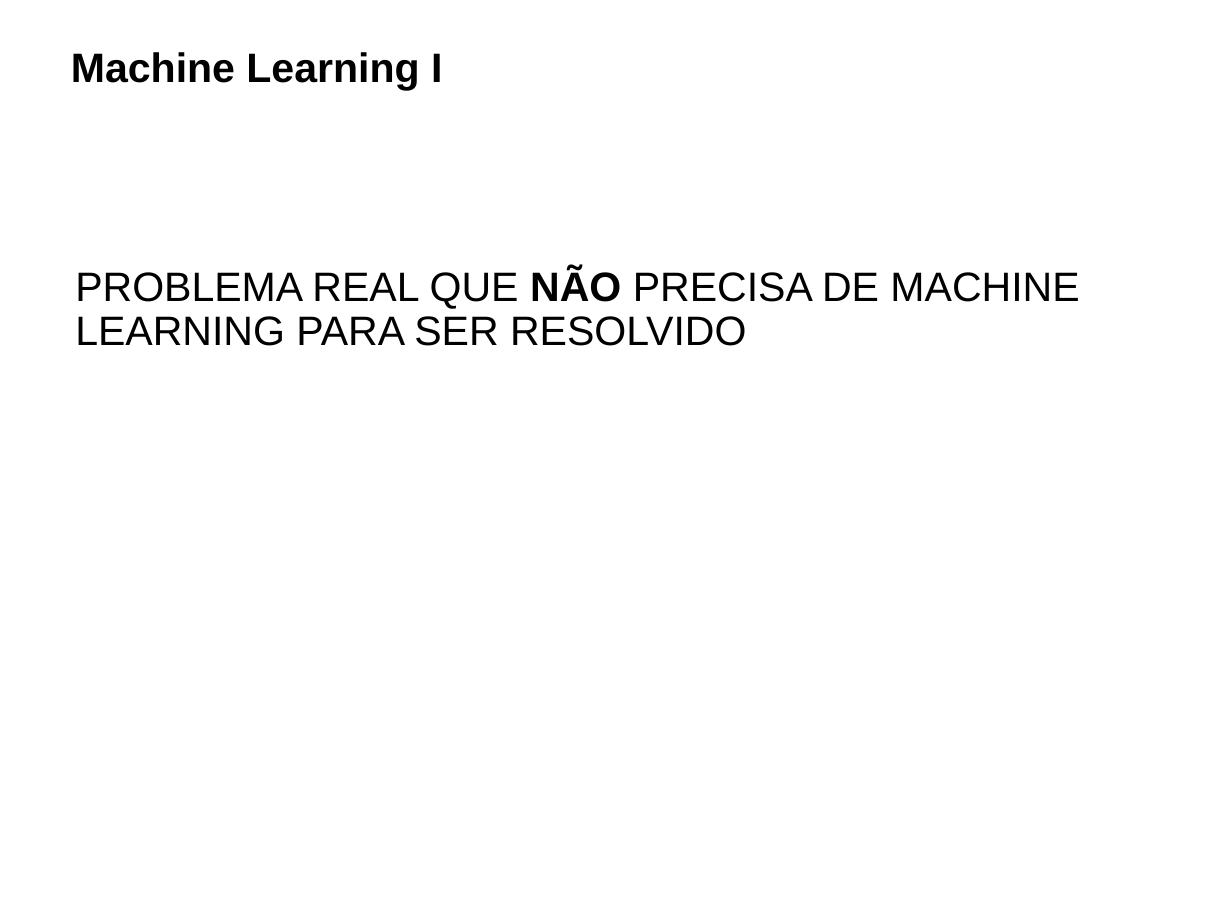
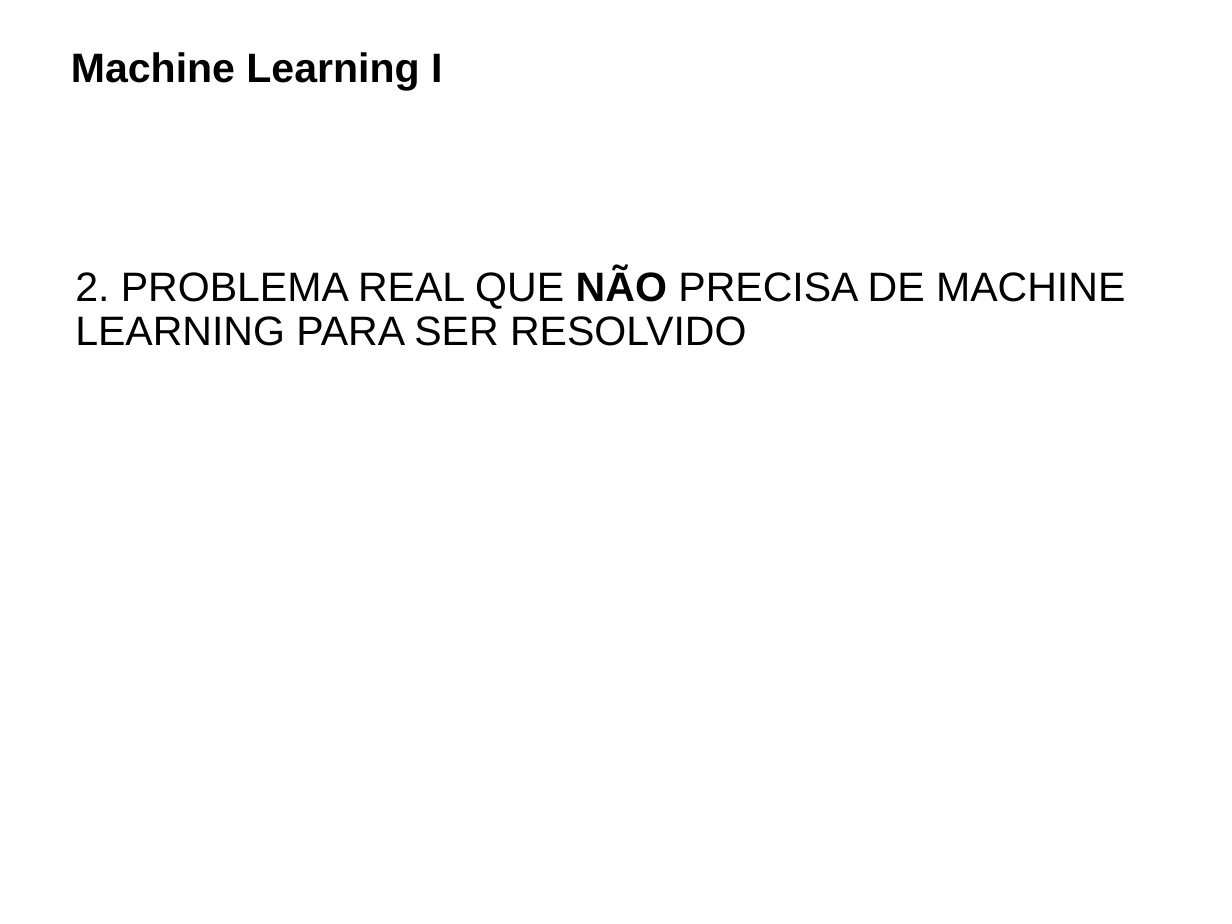
Before and after one commit to paciencia/moneyball_sandbox, a slide deck: slide 6 of slides/Atividade_02_problema_real_sem_ML.pptx (slide 15 before the commit). Drawn at 1232x924 pixels with LibreOffice and Linux fonts; fonts in the diff are those of the drawing; background and template pictures are left out. Boxes give left, top, right and bottom in pixels: in the first picture for what was removed or moved away, otherwise in the second. Text is boxed around its words. In the diff, an @@ line names an element or a change of style, - is before the commit and + after.

```diff
--- a/slides/Atividade_02_problema_real_sem_ML.pptx
+++ b/slides/Atividade_02_problema_real_sem_ML.pptx
@@ text at [75, 268, 1125, 346]: text changed @@
-PROBLEMA REAL QUE NÃO PRECISA DE MACHINE LEARNING PARA SER RESOLVIDO
+2. PROBLEMA REAL QUE NÃO PRECISA DE MACHINE LEARNING PARA SER RESOLVIDO
```
Also in this commit, not shown: 12 other slides changed.
